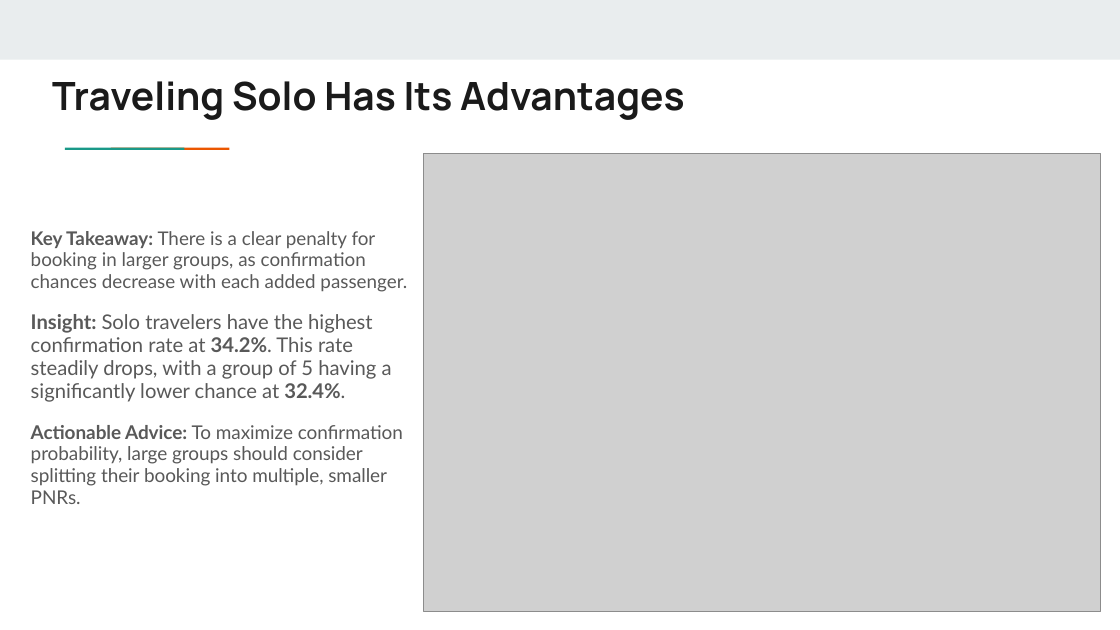
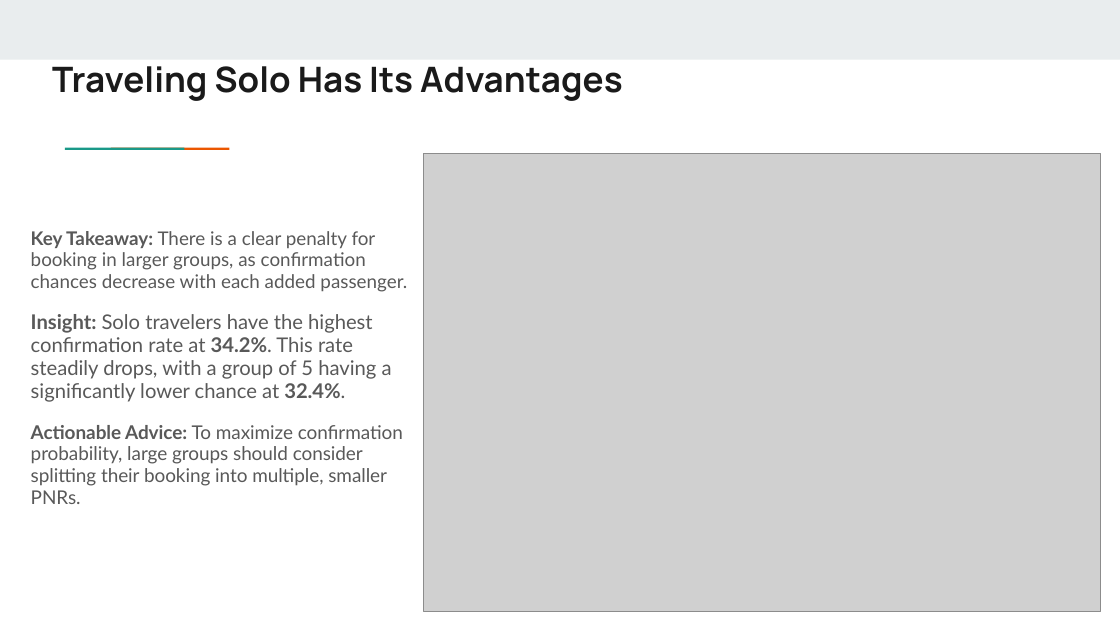
Before and after one commit to Swayam200/Indian-Railways-Analysis, a slide deck: slide 4 of presentation/Unlocking Confirmation Patterns in Indian Railways.pptx. Drawn at 1120x630 pixels with LibreOffice and Linux fonts; fonts in the diff are those of the drawing; grey boxes stand for pictures. Boxes give left, top, right and bottom in pixels: in the first picture for what was removed or moved away, otherwise in the second. Text is boxed around its words. In the diff, an @@ line names an element or a change of style, - is before the commit and + after.

```diff
--- a/presentation/Unlocking Confirmation Patterns in Indian Railways.pptx
+++ b/presentation/Unlocking Confirmation Patterns in Indian Railways.pptx
@@ title "Traveling Solo Has Its Advantages": place and size @@
-title "Traveling Solo Has Its Advantages" at <box>52,81,685,120</box>
+title "Traveling Solo Has Its Advantages" at <box>52,66,623,101</box>
@@ title "Traveling Solo Has Its Advantages" at <box>52,66,623,101</box>: size 25 to 22.5 pt @@
```
Also in this commit, not shown: 1 other slide changed.
